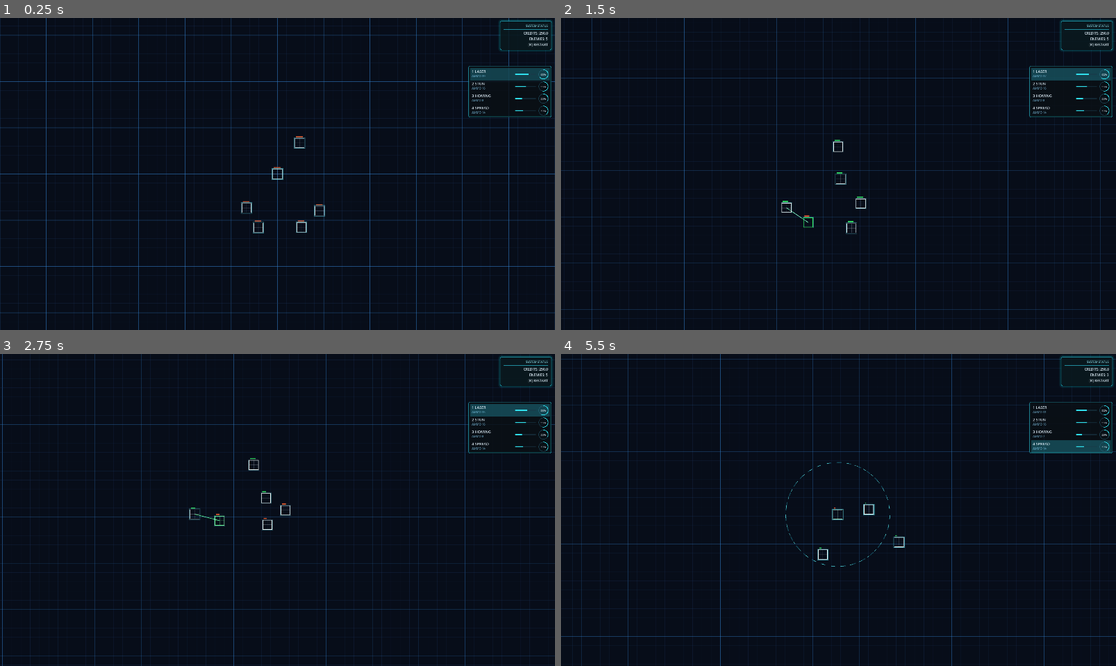
Above: before the commit, frames 1-4 (two rows, left to right).
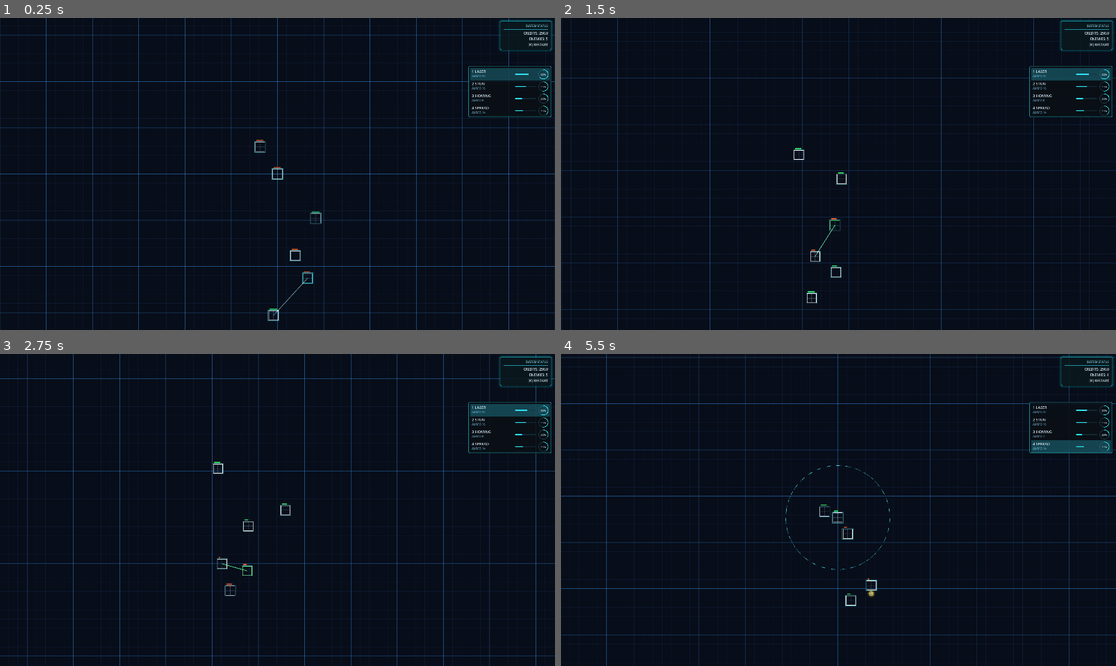
Above: after the commit, the same moments.

Repository: sudheej/neon.io
Game: Godot game, scene res://scenes/Main.tscn
The game is run twice, just before and just after one commit, with the same random seed, the same clock (stepped at 60 frames per second) and the same inputs. Sound files missing from this copy of the repository are replaced by a short silence.
Inputs (mouse positions are in pixels of both pictures, inside the frame that each line leads up to):
- Up to frame 1 (0.25 s): no input
- Up to frame 2 (1.5 s): move the mouse to (960, 158) at 0.52 s; hold D (move_right) 0.53-1.28 s; hold E (expand_mode) 0.53-1.28 s; move the mouse to (727, 189) at 1.27 s; hold S (move_down) from 1.28 s (still down); click (727, 189) at 1.35 s
- Up to frame 3 (2.75 s): move the mouse to (333, 441) at 2.02 s; release S (move_down) at 2.03 s; hold D (move_right) from 2.03 s (still down); hold [ (select_prev_slot) from 2.03 s (still down)
- Up to frame 4 (5.5 s): move the mouse to (810, 572) at 2.77 s; release D (move_right) at 2.78 s; release [ (select_prev_slot) at 2.78 s; hold W (move_up) 2.78-3.53 s; tap Q (toggle_range) at 2.85 s; move the mouse to (1005, 556) at 3.52 s; hold 3 (weapon_homing) 3.53-4.28 s; hold A (move_left) 3.53-5.03 s; move the mouse to (672, 463) at 4.27 s; tap 1 (weapon_laser) at 4.35 s; move the mouse to (866, 510) at 5.02 s; hold S (move_down) from 5.03 s (still down); hold 4 (weapon_spread) from 5.03 s (still down)

The runs differ from the first frame. In frame 1, 0.4% of the frame differs, in the area x 43-59%, y 37-98%; in frame 2, 2.2%; in frame 3, 4.2%; in frame 4, 5.1%, in the area x 0-100%, y 0-100%.

Commit message:
Feature/drop ins (#6)
* obs

* enemy orbs

Diff:
--- a/src/input/AIInputSource.gd
+++ b/src/input/AIInputSource.gd
@@ -5,6 +5,8 @@
 const WeaponSlot = preload("res://src/domain/weapons/WeaponSlot.gd")
 
 const SEEK_RANGE: float = 420.0
+const ORB_SEEK_RANGE: float = 320.0
+const ORB_COMMIT_RANGE: float = 110.0
 const TOO_CLOSE: float = 90.0
 const DODGE_RADIUS: float = 120.0
 const SEPARATION_RADIUS: float = 60.0
@@ -33,7 +35,9 @@
 		return
 	var targets = get_tree().get_nodes_in_group("combatants")
 	_update_target(player, targets, delta)
+	var orb_target = _find_best_orb(player, targets)
 	var move = _compute_seek_vector(player, targets)
+	move += _compute_orb_seek_vector(player, orb_target, targets)
 	move += _compute_separation_vector(player, targets)
 	move += _compute_dodge_vector(player) * 0.6
 	move *= _difficulty_scale()
@@ -165,3 +169,104 @@
 		return 0.5
 	var t = clamp(float(elapsed) / RAMP_TIME, 0.0, 1.0)
 	return lerpf(0.25, 0.7, t)
+
+func _compute_orb_seek_vector(owner: Node2D, orb_target: Node2D, targets: Array) -> Vector2:
+	if orb_target == null or not is_instance_valid(orb_target):
+		return Vector2.ZERO
+	var to_orb = orb_target.global_position - owner.global_position
+	var dist = to_orb.length()
+	if dist <= 0.001:
+		return Vector2.ZERO
+	var pressure = _enemy_pressure(owner, targets)
+	var weight = 0.35 + pressure * 0.15
+	if dist <= ORB_COMMIT_RANGE:
+		weight = 1.0
+	return to_orb.normalized() * weight
+
+func _find_best_orb(owner: Node2D, targets: Array) -> Node2D:
+	var orbs = get_tree().get_nodes_in_group("boost_orbs")
+	if orbs.is_empty():
+		return null
+	var best: Node2D = null
+	var best_score = -INF
+	for o in orbs:
+		var orb = o as Node2D
+		if orb == null or not is_instance_valid(orb):
+			continue
+		if orb.has_method("is_pickable") and not bool(orb.is_pickable()):
+			continue
+		var dist = owner.global_position.distance_to(orb.global_position)
+		if dist > ORB_SEEK_RANGE:
+			continue
+		var score = _score_orb(owner, orb, dist, targets)
+		if score > best_score:
+			best_score = score
+			best = orb
+	return best
+
+func _score_orb(owner: Node2D, orb: Node2D, dist: float, targets: Array) -> float:
+	if not orb.has_method("get_boost_type") or not orb.has_method("get_amount"):
+		return -INF
+	var boost_type = int(orb.get_boost_type())
+	var amount = maxf(float(orb.get_amount()), 0.0)
+	if amount <= 0.0:
+		return -INF
+	var proximity = 1.0 / max(dist, 18.0)
+	var desirability = 0.0
+	match boost_type:
+		0: # XP
+			var credits = float(owner.get("xp"))
+			desirability = lerpf(1.35, 0.6, clampf(credits / 140.0, 0.0, 1.0))
+		1: # AMMO
+			desirability = _ammo_orb_desirability(owner, orb)
+		2: # HEALTH
+			var hp = float(owner.get("health"))
+			var max_hp = maxf(float(owner.get("max_health")), 0.001)
+			var missing_ratio = clampf((max_hp - hp) / max_hp, 0.0, 1.0)
+			desirability = 0.4 + missing_ratio * 2.6
+	var pressure = _enemy_pressure(owner, targets)
+	if boost_type == 2:
+		desirability += pressure * 0.9
+	elif pressure > 0.7:
+		desirability *= 0.75
+	return amount * proximity * desirability
+
+func _ammo_orb_desirability(owner: Node2D, orb: Node2D) -> float:
+	if not owner.has_node("WeaponSystem"):
+		return 0.0
+	if not orb.has_method("get_weapon_type"):
+		return 0.0
+	var system = owner.get_node("WeaponSystem")
+	var weapon_type = int(orb.get_weapon_type())
+	if not system.has_method("get_weapon_ammo") or not system.has_method("get_weapon_capacity"):
+		return 0.0
+	var ammo = int(system.get_weapon_ammo(weapon_type))
+	var cap = max(1, int(system.get_weapon_capacity(weapon_type)))
+	var need = clampf(float(cap - ammo) / float(cap), 0.0, 1.0)
+	if need <= 0.0:
+		return 0.2
+	return 0.35 + need * (1.8 + _profile_weapon_bias(weapon_type))
+
+func _profile_weapon_bias(weapon_type: int) -> float:
+	match profile:
+		AIProfile.LASER:
+			return 0.9 if weapon_type == WeaponSlot.WeaponType.LASER else 0.1
+		AIProfile.STUNNER:
+			return 0.9 if weapon_type == WeaponSlot.WeaponType.STUN else 0.15
+		AIProfile.HOMING:
+			return 0.9 if weapon_type == WeaponSlot.WeaponType.HOMING else 0.2
+		AIProfile.SPREADER:
+			return 0.9 if weapon_type == WeaponSlot.WeaponType.SPREAD else 0.2
+		_:
+			return 0.45 if weapon_type == WeaponSlot.WeaponType.SPREAD else 0.3
+
+func _enemy_pressure(owner: Node2D, targets: Array) -> float:
+	var closest = SEEK_RANGE
+	for t in targets:
+		var node = t as Node2D
+		if node == null or node == owner:
+			continue
+		var d = owner.global_position.distance_to(node.global_position)
+		if d < closest:
+			closest = d
+	return clampf(1.0 - (closest / SEEK_RANGE), 0.0, 1.0)
--- a/src/presentation/player/Player.gd
+++ b/src/presentation/player/Player.gd
@@ -58,6 +58,7 @@
 var critical_sfx_armed: bool = true
 var event_audio_loaded: bool = false
 var critical_sfx: AudioStream = null
+var survival_time: float = 0.0
 
 var move_command: Vector2 = Vector2.ZERO
 var expand_command: bool = false
@@ -91,6 +92,7 @@
 		_update_death_fx(delta)
 		queue_redraw()
 		return
+	survival_time += delta
 	if spawn_timer > 0.0:
 		spawn_timer = maxf(spawn_timer - delta, 0.0)
 		var t := _get_spawn_t()
@@ -345,6 +347,9 @@
 	if world != null and world.has_method("get_kill_reward_multiplier"):
 		reward *= float(world.get_kill_reward_multiplier())
 	return reward
+
+func get_survival_time() -> float:
+	return survival_time
 
 func local_to_grid(v: Vector2) -> Vector2i:
 	return shape.local_to_grid(v)
--- a/src/presentation/scenes/World.tscn
+++ b/src/presentation/scenes/World.tscn
@@ -222,5 +222,7 @@
 
 [node name="Enemies" type="Node2D" parent="."]
 
+[node name="BoostOrbs" type="Node2D" parent="."]
+
 [node name="Camera2D" type="Camera2D" parent="."]
 current = true
--- a/src/presentation/weapons/WeaponSystem.gd
+++ b/src/presentation/weapons/WeaponSystem.gd
@@ -151,6 +151,20 @@
 func get_weapon_ammo(weapon_type: int) -> int:
 	return weapon_ammo.get(weapon_type, 0)
 
+func add_weapon_ammo(weapon_type: int, amount: int) -> int:
+	if amount <= 0:
+		return 0
+	var current = get_weapon_ammo(weapon_type)
+	var capacity = get_weapon_capacity(weapon_type)
+	if capacity <= 0:
+		return 0
+	var room = max(capacity - current, 0)
+	var gained = min(room, amount)
+	if gained <= 0:
+		return 0
+	weapon_ammo[weapon_type] = current + gained
+	return gained
+
 func get_weapon_capacity(weapon_type: int) -> int:
 	match weapon_type:
 		WeaponSlot.WeaponType.LASER:
--- /dev/null
+++ b/src/presentation/world/BoostOrb.gd
@@ -0,0 +1,224 @@
+extends Node2D
+
+const WeaponSlot = preload("res://src/domain/weapons/WeaponSlot.gd")
+const PlayerShapeScript = preload("res://src/presentation/player/PlayerShape.gd")
+
+enum BoostType {
+	XP,
+	AMMO,
+	HEALTH
+}
+
+const MIN_RADIUS: float = 4.0
+const MAX_RADIUS: float = 10.0
+const PICKUP_PADDING: float = 2.0
+const ORB_LIFETIME: float = 20.0
+const INVALIDATE_DURATION: float = 0.18
+
+var boost_type: int = BoostType.XP
+var weapon_type: int = WeaponSlot.WeaponType.LASER
+var amount: float = 0.0
+var initial_amount: float = 0.0
+
+var _life_timer: float = 0.0
+var _pulse_phase: float = 0.0
+var _base_color: Color = Color(0.95, 0.88, 0.3, 1.0)
+var _invalidating: bool = false
+var _invalidate_timer: float = 0.0
+
+func configure(type_id: int, value: float, weapon_id: int = WeaponSlot.WeaponType.LASER) -> void:
+	boost_type = type_id
+	weapon_type = weapon_id
+	amount = maxf(value, 0.0)
+	initial_amount = maxf(amount, 0.001)
+	_base_color = _resolve_color()
+	queue_redraw()
+
+func _ready() -> void:
+	add_to_group("boost_orbs")
+
+func _process(delta: float) -> void:
+	if _invalidating:
+		_invalidate_timer = maxf(_invalidate_timer - delta, 0.0)
+		var t = 1.0 - (_invalidate_timer / maxf(INVALIDATE_DURATION, 0.001))
+		scale = Vector2(1.0 + 0.06 * t, maxf(1.0 - t * 1.35, 0.03))
+		modulate.a = 1.0 - t
+		if _invalidate_timer <= 0.0:
+			queue_free()
+			return
+		queue_redraw()
+		return
+	_life_timer += delta
+	_pulse_phase += delta * _pulse_speed()
+	if _life_timer >= ORB_LIFETIME or amount <= 0.0:
+		queue_free()
+		return
+	queue_redraw()
+
+func get_pickup_radius() -> float:
+	return _current_radius() + PICKUP_PADDING
+
+func get_boost_type() -> int:
+	return boost_type
+
+func get_weapon_type() -> int:
+	return weapon_type
+
+func get_amount() -> float:
+	return amount
+
+func is_pickable() -> bool:
+	return (not _invalidating) and amount > 0.0
+
+func is_entity_in_pickup_range(entity: Node2D) -> bool:
+	if entity == null or not is_instance_valid(entity):
+		return false
+	var pickup_radius = get_pickup_radius()
+	if entity.has_node("PlayerShape"):
+		var shape = entity.get_node("PlayerShape")
+		var cells = shape.get("cells")
+		if cells is Dictionary and shape.has_method("grid_to_local"):
+			var half_cell = PlayerShapeScript.CELL_SIZE * 0.5
+			var orb_pos = global_position
+			var pickup_radius_sq = pickup_radius * pickup_radius
+			for grid_pos in (cells as Dictionary).keys():
+				var center = entity.global_position + shape.grid_to_local(grid_pos)
+				var dx = absf(orb_pos.x - center.x)
+				var dy = absf(orb_pos.y - center.y)
+				var clamped_x = maxf(dx - half_cell, 0.0)
+				var clamped_y = maxf(dy - half_cell, 0.0)
+				if clamped_x * clamped_x + clamped_y * clamped_y <= pickup_radius_sq:
+					return true
+	return entity.global_position.distance_to(global_position) <= pickup_radius
+
+func try_consume(entity: Node, invalidate_on_failed: bool = false) -> bool:
+	if entity == null or not is_instance_valid(entity):
+		return false
+	if _invalidating:
+		return false
+	var consumed: float = 0.0
+	match boost_type:
+		BoostType.XP:
+			consumed = _consume_xp(entity)
+		BoostType.AMMO:
+			consumed = _consume_ammo(entity)
+		BoostType.HEALTH:
+			consumed = _consume_health(entity)
+	if consumed <= 0.0:
+		if invalidate_on_failed:
+			_start_invalidate_fx()
+			return true
+		return false
+	amount = maxf(amount - consumed, 0.0)
+	if amount <= 0.0:
+		_start_invalidate_fx()
+	else:
+		queue_redraw()
+	return true
+
+func _consume_xp(entity: Node) -> float:
+	if not entity.has_method("add_xp"):
+		return 0.0
+	entity.add_xp(amount)
+	return amount
+
+func _consume_health(entity: Node) -> float:
+	var health_val = entity.get("health")
+	var max_health_val = entity.get("max_health")
+	if health_val == null or max_health_val == null:
+		return 0.0
+	var hp = float(health_val)
+	var max_hp = float(max_health_val)
+	var missing = maxf(max_hp - hp, 0.0)
+	if missing <= 0.0:
+		return 0.0
+	var consumed = minf(amount, missing)
+	entity.set("health", hp + consumed)
+	return consumed
+
+func _consume_ammo(entity: Node) -> float:
+	if not entity.has_node("WeaponSystem"):
+		return 0.0
+	var system = entity.get_node("WeaponSystem")
+	if system == null or not system.has_method("add_weapon_ammo"):
+		return 0.0
+	var request = int(floor(amount))
+	if request <= 0:
+		return 0.0
+	var gained = int(system.add_weapon_ammo(weapon_type, request))
+	return float(gained)
+
+func _draw() -> void:
+	if amount <= 0.0 and not _invalidating:
+		return
+	var radius = _current_radius()
+	var pulse = 0.5 + 0.5 * sin(_pulse_phase)
+	var glow_alpha = 0.12 + 0.2 * pulse * _value_norm()
+	var shell_alpha = 0.35 + 0.25 * pulse
+	var core_alpha = 0.72 + 0.24 * pulse
+	draw_circle(Vector2.ZERO, radius * 2.0, Color(_base_color.r, _base_color.g, _base_color.b, glow_alpha))
+	draw_circle(Vector2.ZERO, radius * 1.3, Color(_base_color.r, _base_color.g, _base_color.b, shell_alpha))
+	draw_circle(Vector2.ZERO, radius * 0.55, Color(1.0, 1.0, 1.0, core_alpha))
+	draw_arc(Vector2.ZERO, radius * 1.1, 0.0, TAU, 44, Color(_base_color.r, _base_color.g, _base_color.b, 0.45 + 0.2 * pulse), 1.3)
+	_draw_symbol(radius)
+
+func _draw_symbol(radius: float) -> void:
+	var symbol := ""
+	match boost_type:
+		BoostType.XP:
+			symbol = "$"
+		BoostType.HEALTH:
+			symbol = "+"
+		_:
+			return
+	var font = ThemeDB.fallback_font
+	var size = int(clampf(radius * 1.3, 9.0, 14.0))
+	var text_size = font.get_string_size(symbol, HORIZONTAL_ALIGNMENT_CENTER, -1, size)
+	var pos = Vector2(-text_size.x * 0.5, text_size.y * 0.34)
+	draw_string(font, pos, symbol, HORIZONTAL_ALIGNMENT_LEFT, -1, size, Color(0.06, 0.08, 0.1, 0.95))
+
+func _resolve_color() -> Color:
+	if boost_type == BoostType.XP:
+		return Color(0.98, 0.88, 0.28, 1.0)
+	if boost_type == BoostType.HEALTH:
+		return Color(1.0, 0.32, 0.34, 1.0)
+	match weapon_type:
+		WeaponSlot.WeaponType.LASER:
+			return Color(0.2, 0.95, 1.0, 1.0)
+		WeaponSlot.WeaponType.STUN:
+			return Color(0.2, 1.0, 0.4, 1.0)
+		WeaponSlot.WeaponType.HOMING:
+			return Color(1.0, 0.6, 0.15, 1.0)
+		WeaponSlot.WeaponType.SPREAD:
+			return Color(0.75, 0.4, 1.0, 1.0)
+		_:
+			return Color(0.9, 0.9, 0.95, 1.0)
+
+func _pulse_speed() -> float:
+	return lerpf(2.4, 7.2, _value_norm())
+
+func _current_radius() -> float:
+	return lerpf(MIN_RADIUS, MAX_RADIUS, _value_norm())
+
+func _value_norm() -> float:
+	var max_val = _display_cap()
+	if max_val <= 0.0:
+		return 0.0
+	return clampf(amount / max_val, 0.0, 1.0)
+
+func _display_cap() -> float:
+	match boost_type:
+		BoostType.XP:
+			return 34.0
+		BoostType.AMMO:
+			return 18.0
+		BoostType.HEALTH:
+			return 20.0
+		_:
+			return 20.0
+
+func _start_invalidate_fx() -> void:
+	if _invalidating:
+		return
+	_invalidating = true
+	_invalidate_timer = INVALIDATE_DURATION
--- a/src/presentation/world/World.gd
+++ b/src/presentation/world/World.gd
@@ -1,9 +1,15 @@
 extends Node2D
 
 const WeaponSlot = preload("res://src/domain/weapons/WeaponSlot.gd")
+const BoostOrbScript = preload("res://src/presentation/world/BoostOrb.gd")
 
 const ENEMY_START: int = 5
 const ENEMY_SPAWN_RADIUS: float = 260.0
+const ENEMY_SPAWN_RADIUS_FAR: float = 420.0
+const ACTION_SPAWN_CHANCE: float = 0.55
+const PLAYER_FAR_SPAWN_CHANCE: float = 0.45
+const ACTION_SPAWN_MIN_RADIUS: float = 84.0
+const ACTION_SPAWN_MAX_RADIUS: float = 240.0
 const MAX_ENEMIES: int = 16
 const SPAWN_INTERVAL: float = 2.2
 const SURGE_CYCLE_SECONDS: float = 36.0
@@ -16,6 +22,17 @@
 const LOW_HEALTH_THRESHOLD: float = 0.4
 const LOW_HEALTH_HYSTERESIS: float = 0.005
 const LOW_HEALTH_BANNER_DURATION: float = 1.2
+const ORB_MIN_XP: float = 4.0
+const ORB_MAX_XP: float = 34.0
+const ORB_MIN_HEALTH: float = 3.0
+const ORB_MAX_HEALTH: float = 20.0
+const ORB_MIN_AMMO: int = 2
+const ORB_MAX_AMMO: int = 18
+const ORB_SURVIVAL_BONUS_RATE: float = 0.12
+const ORB_SURVIVAL_BONUS_MAX: float = 14.0
+const ORB_CREDIT_BONUS_RATE: float = 0.04
+const ORB_CREDIT_BONUS_MAX: float = 10.0
+const ORB_CELL_BONUS: float = 1.8
 const PlayerScene = preload("res://src/presentation/scenes/Player.tscn")
 const AIControllerScript = preload("res://src/input/AIInputSource.gd")
 
@@ -38,6 +55,7 @@
 @onready var low_health_banner = $HUD/LowHealthBanner
 @onready var game_over_layer: CanvasLayer = $GameOver
 @onready var game_over_time: Label = $GameOver/TimeSurvived
+@onready var boost_orbs_root: Node2D = $BoostOrbs
 
 func _ready() -> void:
 	add_to_group("world")
@@ -47,6 +65,7 @@
 		telemetry_enabled = false
 	if player != null and player.has_signal("died"):
 		player.died.connect(_on_player_died)
+		player.died.connect(_on_combatant_died)
 	_maybe_schedule_hud_screenshot()
 
 func _unhandled_input(event: InputEvent) -> void:
@@ -76,6 +95,7 @@
 			telemetry_timer = TELEMETRY_INTERVAL
 			_log_telemetry(combatants)
 	_process_combatants(delta, combatants)
+	_process_boost_orbs(combatants)
 	_update_hud(combatants)
 	_update_announcements(delta)
 	_maybe_spawn_enemy(delta, combatants.size() - 1)
@@ -110,13 +130,23 @@
 	var player_radius = 16.0
 	if player.has_method("get_collision_radius"):
 		player_radius = float(player.get_collision_radius())
+	var combatants = _get_combatants()
+	var anchor = player.global_position
 	var min_radius = maxf(120.0, player_radius + enemy_radius + 12.0)
-	var combatants = _get_combatants()
-	var pos = player.global_position
+	var max_radius = ENEMY_SPAWN_RADIUS
+	if randf() < ACTION_SPAWN_CHANCE:
+		anchor = _pick_action_spawn_anchor(combatants)
+		if anchor.distance_to(player.global_position) > 1.0:
+			min_radius = maxf(ACTION_SPAWN_MIN_RADIUS, enemy_radius + 10.0)
+			max_radius = ACTION_SPAWN_MAX_RADIUS
+	if anchor.distance_to(player.global_position) <= 1.0 and randf() < PLAYER_FAR_SPAWN_CHANCE:
+		min_radius = maxf(min_radius, 185.0)
+		max_radius = ENEMY_SPAWN_RADIUS_FAR
+	var pos = anchor
 	for _i in range(12):
 		var angle = randf_range(0.0, TAU)
-		var radius = randf_range(min_radius, ENEMY_SPAWN_RADIUS)
-		var candidate = player.global_position + Vector2(cos(angle), sin(angle)) * radius
+		var radius = randf_range(min_radius, max_radius)
+		var candidate = anchor + Vector2(cos(angle), sin(angle)) * radius
 		var ok = true
 		for entity in combatants:
 			var node = entity as Node2D
@@ -143,6 +173,28 @@
 	enemies_root.add_child(enemy)
 	if enemy.has_method("set_ai_enabled"):
 		enemy.set_ai_enabled(true)
+	if enemy.has_signal("died"):
+		enemy.died.connect(_on_combatant_died)
+
+func _pick_action_spawn_anchor(combatants: Array[Node]) -> Vector2:
+	if boost_orbs_root != null and boost_orbs_root.get_child_count() > 0 and randf() < 0.45:
+		var index = randi() % boost_orbs_root.get_child_count()
+		var orb = boost_orbs_root.get_child(index) as Node2D
+		if orb != null and is_instance_valid(orb):
+			return orb.global_position
+	var non_player: Array[Node2D] = []
+	for entity in combatants:
+		var node = entity as Node2D
+		if node == null or not is_instance_valid(node):
+			continue
+		if node == player:
+			continue
+		if bool(node.get("is_dying")):
+			continue
+		non_player.append(node)
+	if non_player.is_empty():
+		return player.global_position
+	return non_player[randi() % non_player.size()].global_position
 
 func _maybe_spawn_enemy(delta: float, enemy_count: int) -> void:
 	spawn_timer -= delta
@@ -197,6 +249,9 @@
 	if game_over_layer != null:
 		game_over_layer.visible = true
 	_update_game_over_time()
+
+func _on_combatant_died(victim: Node) -> void:
+	_spawn_boost_orb(victim)
 
 func _update_game_over_time() -> void:
 	if game_over_time == null:
@@ -306,3 +361,83 @@
 			if low_health_banner.has_method("hide_announcement"):
 				low_health_banner.hide_announcement()
 				low_health_banner_timer = 0.0
+
+func _process_boost_orbs(combatants: Array[Node]) -> void:
+	if boost_orbs_root == null:
+		return
+	for child in boost_orbs_root.get_children():
+		var orb = child as Node2D
+		if orb == null or not is_instance_valid(orb):
+			continue
+		if not orb.has_method("try_consume") or not orb.has_method("is_entity_in_pickup_range"):
+			continue
+		for entity in combatants:
+			var node = entity as Node2D
+			if node == null or not is_instance_valid(node):
+				continue
+			if bool(node.get("is_dying")):
+				continue
+			if not bool(orb.is_entity_in_pickup_range(node)):
+				continue
+			orb.try_consume(node, true)
+			if not is_instance_valid(orb):
+				break
+
+func _spawn_boost_orb(victim: Node) -> void:
+	if boost_orbs_root == null:
+		return
+	var victim_node = victim as Node2D
+	if victim_node == null or not is_instance_valid(victim_node):
+		return
+	var orb = BoostOrbScript.new()
+	var boost_type = randi() % 3
+	var amount = _compute_orb_value(victim, boost_type)
+	var weapon_type = WeaponSlot.WeaponType.LASER
+	if boost_type == BoostOrbScript.BoostType.AMMO:
+		var weapon_pool = [
+			WeaponSlot.WeaponType.LASER,
+			WeaponSlot.WeaponType.STUN,
+			WeaponSlot.WeaponType.HOMING,
+			WeaponSlot.WeaponType.SPREAD
+		]
+		weapon_type = weapon_pool[randi() % weapon_pool.size()]
+	orb.configure(boost_type, amount, weapon_type)
+	orb.global_position = victim_node.global_position
+	boost_orbs_root.add_child(orb)
+
+func _compute_orb_value(victim: Node, boost_type: int) -> float:
+	var survival = 0.0
+	if victim.has_method("get_survival_time"):
+		survival = float(victim.get_survival_time())
+	var credits = 0.0
+	var victim_xp = victim.get("xp")
+	if victim_xp != null:
+		credits = float(victim_xp)
+	var cells = 1
+	if victim.has_node("PlayerShape"):
+		var shape = victim.get_node("PlayerShape")
+		if shape != null:
+			var shape_cells = shape.get("cells")
+			if shape_cells is Dictionary:
+				cells = max(1, (shape_cells as Dictionary).size())
+	var base = 0.0
+	match boost_type:
+		BoostOrbScript.BoostType.XP:
+			base = ORB_MIN_XP
+		BoostOrbScript.BoostType.AMMO:
+			base = float(ORB_MIN_AMMO)
+		BoostOrbScript.BoostType.HEALTH:
+			base = ORB_MIN_HEALTH
+	var survival_bonus = minf(survival * ORB_SURVIVAL_BONUS_RATE, ORB_SURVIVAL_BONUS_MAX)
+	var credit_bonus = minf(credits * ORB_CREDIT_BONUS_RATE, ORB_CREDIT_BONUS_MAX)
+	var cell_bonus = float(max(0, cells - 1)) * ORB_CELL_BONUS
+	var total = base + survival_bonus + credit_bonus + cell_bonus
+	match boost_type:
+		BoostOrbScript.BoostType.XP:
+			return clampf(total, ORB_MIN_XP, ORB_MAX_XP)
+		BoostOrbScript.BoostType.AMMO:
+			return float(clampi(int(round(total)), ORB_MIN_AMMO, ORB_MAX_AMMO))
+		BoostOrbScript.BoostType.HEALTH:
+			return clampf(total, ORB_MIN_HEALTH, ORB_MAX_HEALTH)
+		_:
+			return ORB_MIN_XP
Not shown, changed: AGENTS.md
Not shown, changed: README.md
Not shown, changed: TODO.md
Not shown, changed: docs/ARCHITECTURE.md
